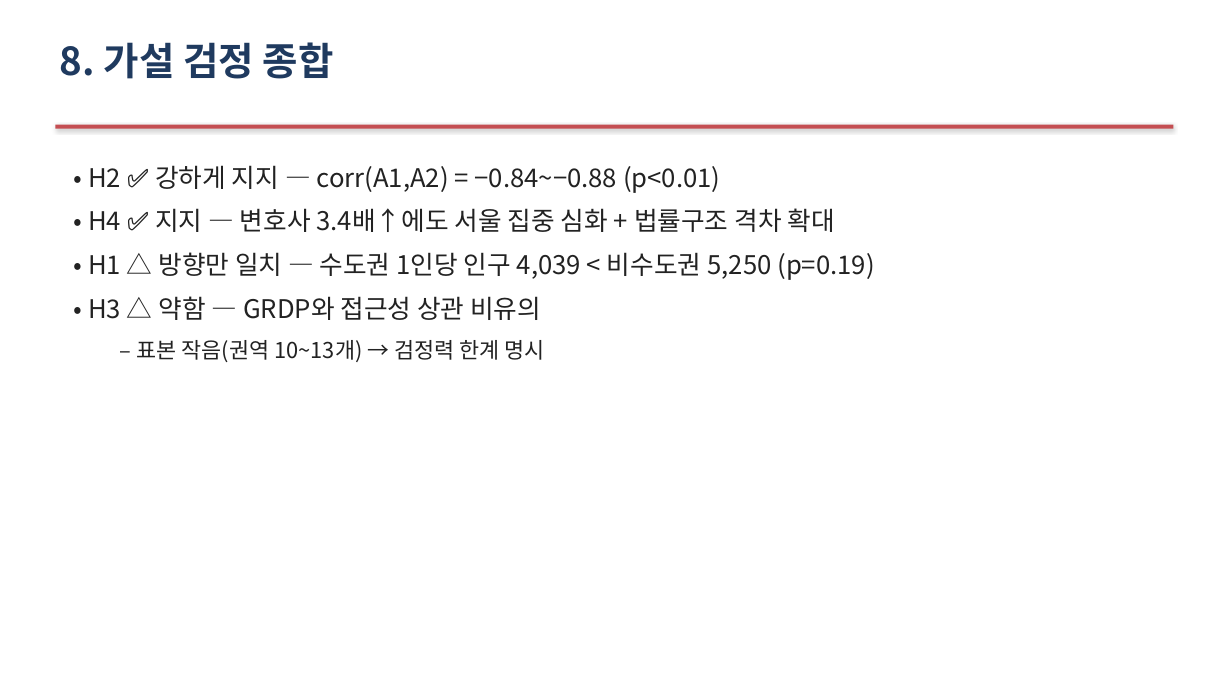
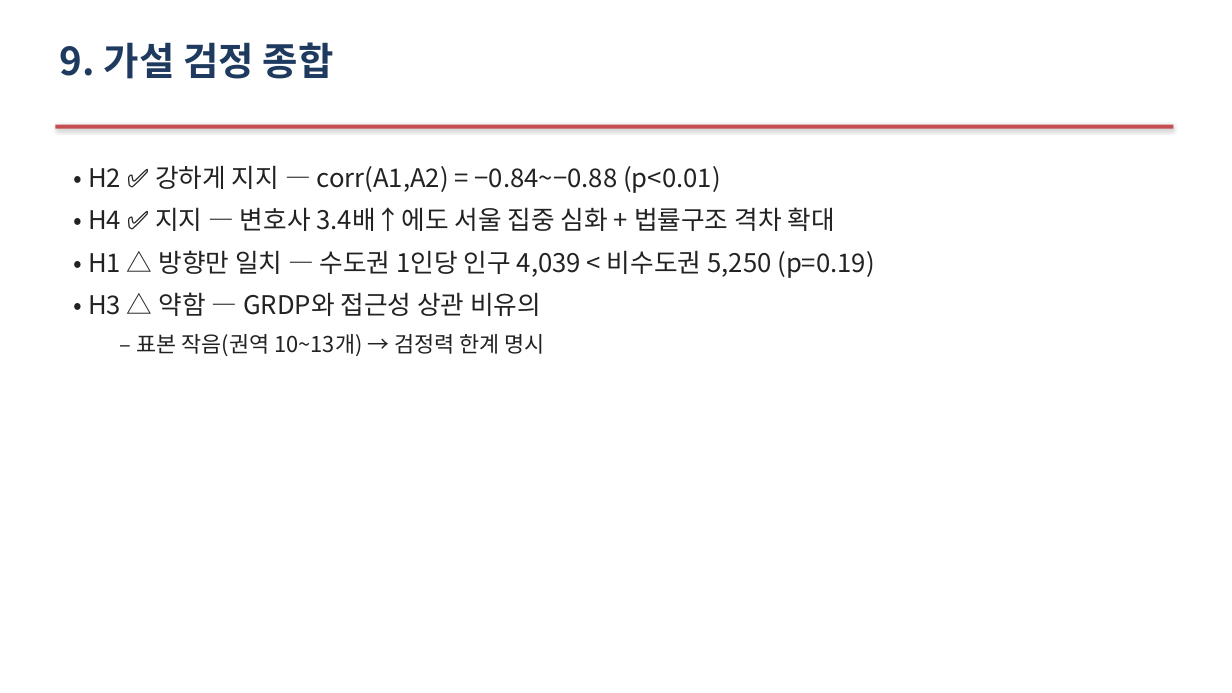
Before and after one commit to Allenkeem/llai-project, a slide deck: slide 12 of reports/발표자료.pptx (slide 10 before the commit). Drawn at 1232x693 pixels with LibreOffice and Linux fonts; fonts in the diff are those of the drawing. Boxes give left, top, right and bottom in pixels: in the first picture for what was removed or moved away, otherwise in the second. Text is boxed around its words. In the diff, an @@ line names an element or a change of style, - is before the commit and + after.

```diff
--- a/reports/발표자료.pptx
+++ b/reports/발표자료.pptx
@@ text at (x1=60, y1=42, x2=334, y2=79): text changed @@
-8. 가설 검정 종합
+9. 가설 검정 종합
@@ text "• H2 ✅ 강하게 지지 ..." at (x1=88, y1=165, x2=875, y2=356): less space between paragraphs @@
```
Also in this commit, not shown: 10 other slides changed, 2 slides added, 2 other files.
